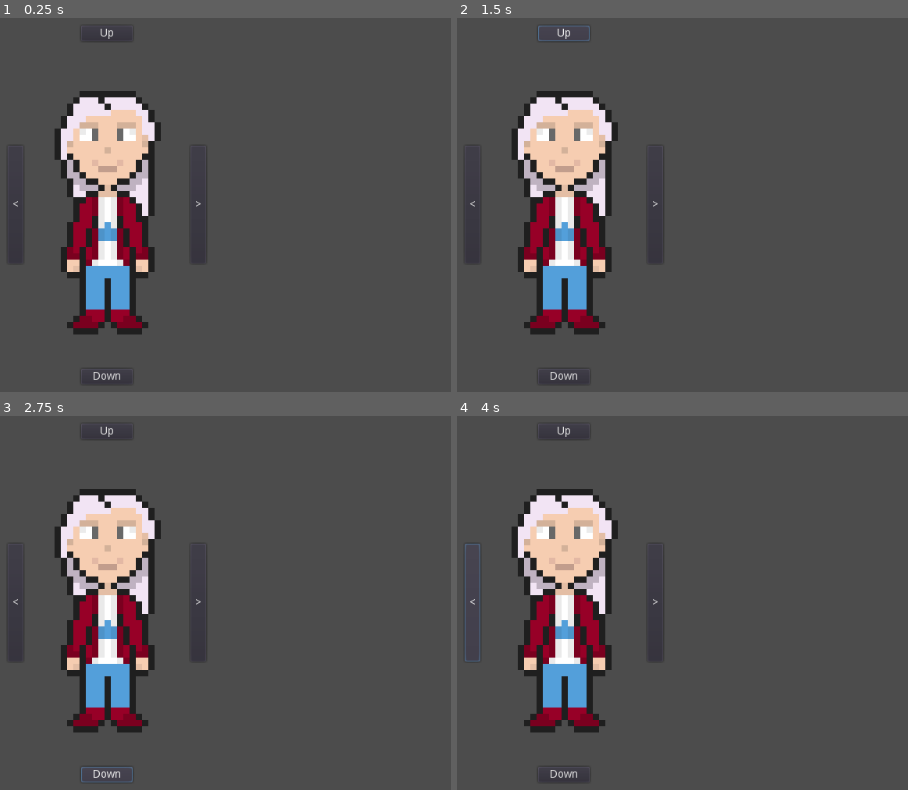
Above: before the commit, frames 1-4 (two rows, left to right).
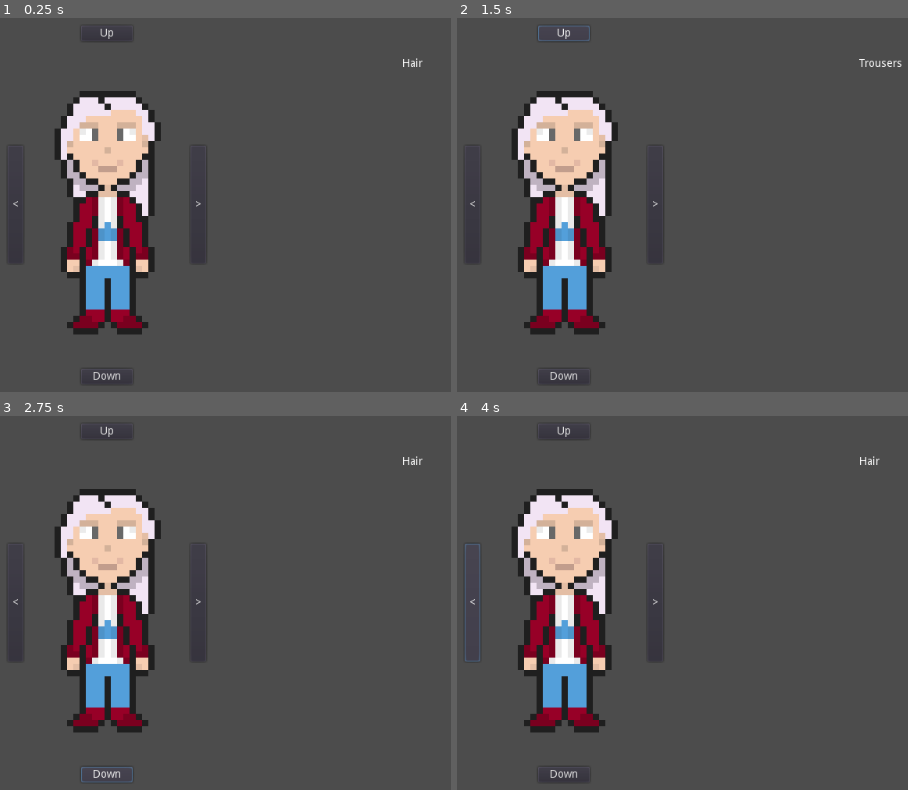
Above: after the commit, the same moments.

Repository: PKGaspi/godot-LayeredSprite
Game: Godot game, scene res://Game.tscn
Two runs of this game, one before a commit and one after it. Both use one fixed random seed, a clock stepped at 60 frames per second and the inputs below.
Inputs:
- Up to frame 1 (0.25 s): no input
- Up to frame 2 (1.5 s): click "<" at 0.5 s; click "Up" at 1.25 s
- Up to frame 3 (2.75 s): click "Down" at 2 s
- Up to frame 4 (4 s): click ">" at 2.75 s; click "<" at 3.5 s

The runs differ from the first frame. In frame 1, less than 0.1% of the frame differs, in the area x 89-94%, y 10-14%; in frame 2, 0.1%, in the area x 89-99%, y 10-14%; in frame 3, less than 0.1%; in frame 4, less than 0.1%.
Error before the commit: Invalid get index '-9223372036854775808' (on base: 'Array'). (res://LayeredSpriteCloset.gd:38)

Commit message:
Created group resources

Diff:
--- a/Game.tscn
+++ b/Game.tscn
@@ -12,6 +12,12 @@
 [ext_resource path="res://assets/sprites/characters/keia/jacket/iddle/jacket_keia00_iddle_d.png" type="Texture" id=10]
 [ext_resource path="res://assets/sprites/characters/keia/t-shirt/iddle/tshirt_keia00_iddle_d.png" type="Texture" id=11]
 [ext_resource path="res://LayeredSpriteCloset.gd" type="Script" id=12]
+[ext_resource path="res://resources/layer_group_hair.tres" type="Resource" id=13]
+[ext_resource path="res://resources/layer_group_face.tres" type="Resource" id=14]
+[ext_resource path="res://resources/layer_group_t-shirt.tres" type="Resource" id=15]
+[ext_resource path="res://resources/layer_group_trousers.tres" type="Resource" id=16]
+[ext_resource path="res://resources/layer_group_jacket.tres" type="Resource" id=17]
+[ext_resource path="res://resources/layer_group_shoes.tres" type="Resource" id=18]
 
 [node name="Game" type="Node"]
 script = ExtResource( 1 )
@@ -156,10 +162,7 @@
 [node name="LayeredSpriteCloset" type="Node" parent="."]
 script = ExtResource( 12 )
 _layered_sprite_path = NodePath("../LayeredSprite")
-_groups = {
-"Face": PoolStringArray( "Face", "Makeup" ),
-"Hair": PoolStringArray( "HairBack", "HairFront" )
-}
+_groups = [ ExtResource( 13 ), ExtResource( 14 ), ExtResource( 17 ), ExtResource( 18 ), ExtResource( 15 ), ExtResource( 16 ) ]
 
 [node name="Group" type="Label" parent="."]
 margin_left = 575.0
--- /dev/null
+++ b/resources/layer_group_face.tres
@@ -0,0 +1,11 @@
+[gd_resource type="Resource" load_steps=2 format=2]
+
+[ext_resource path="res://LayerGroup.gd" type="Script" id=1]
+
+[resource]
+script = ExtResource( 1 )
+name = "Face"
+members = {
+"Face": null,
+"Makeup": null
+}
--- /dev/null
+++ b/resources/layer_group_hair.tres
@@ -0,0 +1,11 @@
+[gd_resource type="Resource" load_steps=2 format=2]
+
+[ext_resource path="res://LayerGroup.gd" type="Script" id=1]
+
+[resource]
+script = ExtResource( 1 )
+name = "Hair"
+members = {
+"HairBack": null,
+"HairFront": null
+}
--- /dev/null
+++ b/resources/layer_group_jacket.tres
@@ -0,0 +1,10 @@
+[gd_resource type="Resource" load_steps=2 format=2]
+
+[ext_resource path="res://LayerGroup.gd" type="Script" id=1]
+
+[resource]
+script = ExtResource( 1 )
+name = "Jacket"
+members = {
+"Jacket": null
+}
--- /dev/null
+++ b/resources/layer_group_shoes.tres
@@ -0,0 +1,10 @@
+[gd_resource type="Resource" load_steps=2 format=2]
+
+[ext_resource path="res://LayerGroup.gd" type="Script" id=1]
+
+[resource]
+script = ExtResource( 1 )
+name = "Shoes"
+members = {
+"Shoes": null
+}
--- /dev/null
+++ b/resources/layer_group_t-shirt.tres
@@ -0,0 +1,10 @@
+[gd_resource type="Resource" load_steps=2 format=2]
+
+[ext_resource path="res://LayerGroup.gd" type="Script" id=1]
+
+[resource]
+script = ExtResource( 1 )
+name = "T-Shirt"
+members = {
+"T-Shirt": null
+}
--- /dev/null
+++ b/resources/layer_group_trousers.tres
@@ -0,0 +1,10 @@
+[gd_resource type="Resource" load_steps=2 format=2]
+
+[ext_resource path="res://LayerGroup.gd" type="Script" id=1]
+
+[resource]
+script = ExtResource( 1 )
+name = "Trousers"
+members = {
+"Trousers": null
+}
Not shown: 1 places in Game.tscn that only renumber resources
